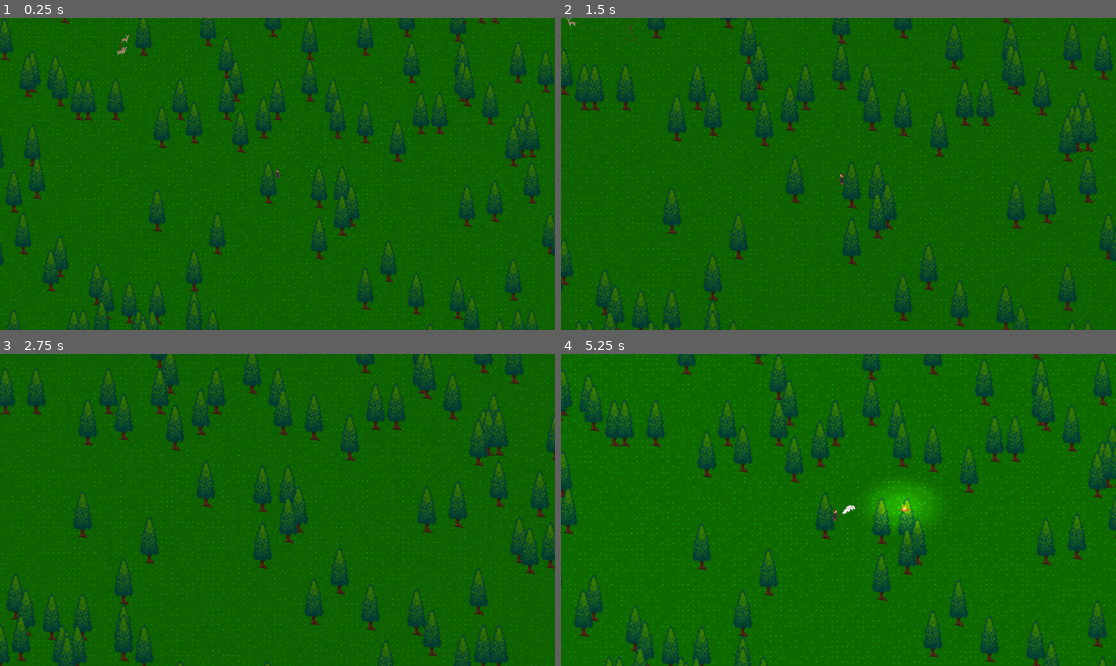
Above: before the commit, frames 1-4 (two rows, left to right).
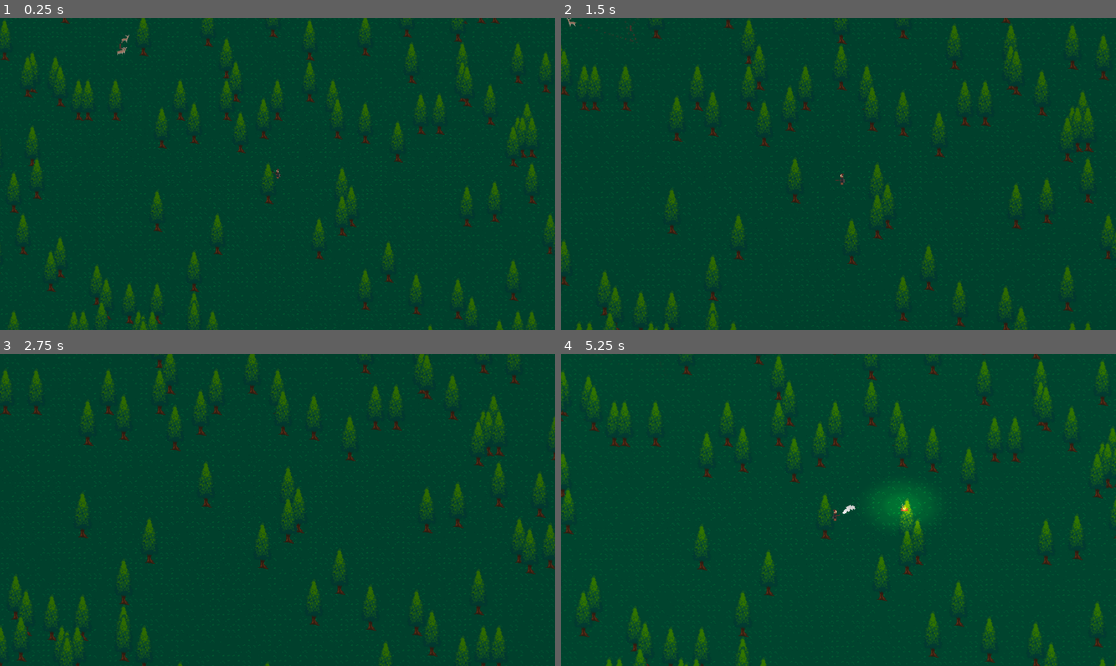
Above: after the commit, the same moments.

Repository: Mesiow/Amnesia
Game: Godot game, scene res://World/Scenes/World.tscn
Two runs of this game, one before a commit and one after it. Both use one fixed random seed, a clock stepped at 60 frames per second and the inputs below. Sound files missing from this copy of the repository are replaced by a short silence.
Inputs (mouse positions are in pixels of both pictures, inside the frame that each line leads up to):
- Up to frame 1 (0.25 s): no input
- Up to frame 2 (1.5 s): move the mouse to (960, 158) at 0.52 s; press the mouse at (960, 158) at 0.53 s; hold D (right) 0.53-1.28 s; move the mouse to (727, 189) at 1.27 s; release the mouse at (727, 189) at 1.28 s; hold S (down) from 1.28 s (still down); tap Shift (decrease_zoom) at 1.35 s
- Up to frame 3 (2.75 s): click (166, 525) at 1.55 s; move the mouse to (333, 441) at 2.02 s; release S (down) at 2.03 s; press the mouse at (333, 441) at 2.03 s; hold D (right) from 2.03 s (still down)
- Up to frame 4 (5.25 s): move the mouse to (810, 572) at 2.77 s; release D (right) at 2.78 s; release the mouse at (810, 572) at 2.78 s; hold W (up) 2.78-3.53 s; tap Z (increase_zoom) at 2.85 s; click (810, 572) at 3.05 s; move the mouse to (1005, 556) at 3.52 s; press the mouse at (1005, 556) at 3.53 s; hold A (left) 3.53-5.03 s; tap F (use) at 3.6 s; move the mouse to (672, 463) at 4.27 s; release the mouse at (672, 463) at 4.28 s; click (672, 463) at 4.35 s; move the mouse to (866, 510) at 5.02 s; press the mouse at (866, 510) at 5.03 s; hold S (down) from 5.03 s (still down); tap Shift (decrease_zoom) at 5.1 s

The runs differ from the first frame. In frame 1, 83% of the frame differs, in the area x 0-100%, y 0-100%; in frame 2, 84%; in frame 3, 83%; in frame 4, 84%.

Commit message:
added simple water and basic HUD

Diff:
--- a/Environment/Scenes/DayNightCycle.tscn
+++ b/Environment/Scenes/DayNightCycle.tscn
@@ -24,7 +24,7 @@
 script = ExtResource( 1 )
 
 [node name="CanvasModulate" type="CanvasModulate" parent="."]
-color = Color( 0.909804, 0.882353, 0.882353, 1 )
+color = Color( 0.847059, 0.847059, 0.847059, 1 )
 
 [node name="Cycle" type="AnimationPlayer" parent="CanvasModulate"]
 anims/NightTransition = SubResource( 1 )
--- a/Environment/Scenes/TileSet.tscn
+++ b/Environment/Scenes/TileSet.tscn
@@ -44,7 +44,7 @@
 3/navigation_offset = Vector2( 0, 0 )
 3/shapes = [  ]
 3/z_index = 0
-4/name = "water"
+4/name = "water1"
 4/texture = ExtResource( 1 )
 4/tex_offset = Vector2( 0, 0 )
 4/modulate = Color( 1, 1, 1, 1 )
@@ -80,10 +80,11 @@
 [node name="Tiles" type="Node2D"]
 
 [node name="GrassTileSet" type="TileMap" parent="."]
-modulate = Color( 0.156863, 0.709804, 0, 1 )
+modulate = Color( 0, 0.494118, 0.709804, 1 )
 tile_set = SubResource( 1 )
 cell_size = Vector2( 16, 16 )
 format = 1
+tile_data = PoolIntArray( 852129, 4, 0, 852130, 4, 0, 852131, 4, 0, 852132, 4, 0, 917663, 4, 0, 917664, 4, 0, 917666, 4, 0, 917667, 4, 0, 983198, 4, 0, 983199, 4, 0, 983200, 4, 0, 983201, 4, 0, 1048731, 4, 0, 1048732, 4, 0, 1048733, 4, 0, 1048734, 4, 0, 1048735, 4, 0, 1048736, 4, 0, 1048737, 4, 0, 1114264, 4, 0, 1114265, 4, 0, 1114266, 4, 0, 1114267, 4, 0, 1114268, 4, 0, 1114269, 4, 0, 1114270, 4, 0, 1114271, 4, 0, 1179802, 4, 0, 1179803, 4, 0, 1179805, 4, 0, 1245335, 4, 0, 1245336, 4, 0, 1245337, 4, 0, 1245338, 4, 0, 1245339, 4, 0, 1245340, 4, 0, 1245341, 4, 0 )
 
 [node name="TreeTileSet" type="TileMap" parent="."]
 tile_set = SubResource( 2 )
@@ -91,4 +92,3 @@
 cell_tile_origin = 1
 cell_y_sort = true
 format = 1
-tile_data = PoolIntArray( 1703977, 1, 0, 2228265, 0, 0 )
--- a/Environment/Scripts/GeneratedMap.gd
+++ b/Environment/Scripts/GeneratedMap.gd
@@ -15,11 +15,25 @@
 
 var grassArray = ["grass_1", "shrub_1", "shrub_2", "shrub_3"]
 var treeArray = ["tree_1", "stump_1"]
+var water = "water1"
+
+onready var player = get_parent().get_node("Player")
+var played = false
 
 func _ready():
 	generateMap()
 	pass
 
+
+func _process(delta):
+	if player:
+		var pos = grassTiles.world_to_map(player.global_position)
+		var tile = grassTiles.get_cellv(pos)
+		if tile == 4 and !played: #water index
+			player.inWater = true
+		else:
+			player.inWater = false
+	pass
 
 func generateMap():
 	randomize()
@@ -30,14 +44,21 @@
 		for y in range(START_Y, MAX_SIZE_Y):
 			var grassTileName = grassArray[randi() %grassArray.size() + 0] #choose random tile
 			var grassTile = grass.find_tile_by_name(grassTileName)
-			grassTiles.set_cell(x, y, grassTile)
+			var currCell = grassTiles.get_cell(x, y)
+			if currCell == grassTiles.INVALID_CELL: #if there is no tile on the cell
+				grassTiles.set_cell(x, y, grassTile)
 
-			var spawn = spawnTree()
-			if spawn:
+			var spawn_tree = spawnTree()
+			if spawn_tree:
 				var stumpTile = tree.find_tile_by_name("stump_1")
 				var treeTile = tree.find_tile_by_name("tree_1")
 				treeTiles.set_cell(x, y, treeTile)
 				treeTiles.set_cell(x, y + 8, stumpTile)
+
+			var spawn_water = spawnWater()
+			if spawn_water:
+				var waterTile = grass.find_tile_by_name(water)
+				#grassTiles.set_cell(x, y, waterTile)
 	pass
 
 func spawnTree():
@@ -47,3 +68,10 @@
 		return true
 	return false
 	pass
+
+func spawnWater():
+	var random = randi() %1000 + 0
+	if random % 10 == 0:
+		return true
+	return false
+	pass
--- a/Environment/Wildlife/Scenes/Deer.tscn
+++ b/Environment/Wildlife/Scenes/Deer.tscn
@@ -24,7 +24,7 @@
 "speed": 10.0
 } ]
 
-[node name="Deer" index="0" instance=ExtResource( 1 )]
+[node name="Deer" instance=ExtResource( 1 )]
 script = ExtResource( 2 )
 
 [node name="AnimatedSprite" parent="." index="0"]
--- a/Environment/Wildlife/Scripts/Animal.gd
+++ b/Environment/Wildlife/Scripts/Animal.gd
@@ -8,7 +8,7 @@
 var direction = Vector2()
 
 var feeding = false
-var fleed = false
+var fled = false
 
 var player = null
 
@@ -19,6 +19,7 @@
 onready var nextMoveTmer=$NextMoveTimer
 
 func _ready():
+	add_to_group("Animal")
 	nextMoveTmer.start()
 	pass
 
@@ -57,13 +58,13 @@
 
 func randomDirection():
 	randomize()
-	var dirX = rand_range(-PI, PI)
-	var dirY = rand_range(-PI, PI)
+	var dirX = rand_range(-PI/2, PI/2)
+	var dirY = rand_range(-PI/2, PI/2)
 	return Vector2(dirX, dirY).normalized()#animal moves in random direction
 	pass
 
 func flee():
-	if !fleed:
+	if !fled:
 		if player:
 			if player.global_position.x < global_position.x:
 				moveDir = randomDirection()
@@ -71,7 +72,7 @@
 			else:
 				moveDir = -randomDirection()
 				speed = -defaultSpeed * 1.5
-			fleed = true
+			fled = true
 	pass
 
 func feed():
--- a/Environment/Wildlife/Scripts/Deer.gd
+++ b/Environment/Wildlife/Scripts/Deer.gd
@@ -3,7 +3,6 @@
 const DeerFootprint = preload("res://Environment/Wildlife/Scenes/DeerFootprint.tscn")
 
 func _ready():
-	add_to_group("Deer")
 	spawn()
 	pass
 
--- a/Environment/Wildlife/Scripts/WildLifeManager.gd
+++ b/Environment/Wildlife/Scripts/WildLifeManager.gd
@@ -8,7 +8,7 @@
 func _ready():
 	if world:
 		spawnDeer(3)
-		get_tree().call_group("Deer", "setPlayer", player) #call group func and pass in player reference to the Animal setPlayer method
+		get_tree().call_group("Animal", "setPlayer", player) #call group func and pass in player reference to the Animal setPlayer method
 	pass
 
 func spawnDeer(amount):
--- a/Player/Scenes/Player.tscn
+++ b/Player/Scenes/Player.tscn
@@ -6,6 +6,7 @@
 [ext_resource path="res://Player/Sprites/Survivor3.png" type="Texture" id=4]
 [ext_resource path="res://Player/Scenes/Rifle.tscn" type="PackedScene" id=5]
 [ext_resource path="res://Player/Sounds/forest_step.wav" type="AudioStream" id=6]
+[ext_resource path="res://Player/Sounds/waterfootstep.wav" type="AudioStream" id=7]
 
 [sub_resource type="SpriteFrames" id=1]
 animations = [ {
@@ -40,9 +41,9 @@
 visible = false
 scale = Vector2( 0.5, 0.5 )
 current = true
-limit_left = -1600
-limit_top = -1600
-limit_right = 4800
+limit_left = -3200
+limit_top = -3200
+limit_right = 3200
 limit_bottom = 3200
 limit_smoothed = true
 smoothing_enabled = true
@@ -50,8 +51,13 @@
 "_edit_lock_": true
 }
 
-[node name="Footstep" type="AudioStreamPlayer" parent="."]
+[node name="FootstepGrass" type="AudioStreamPlayer" parent="."]
 stream = ExtResource( 6 )
 volume_db = -15.0
+
+[node name="FootstepWater" type="AudioStreamPlayer" parent="."]
+stream = ExtResource( 7 )
+volume_db = 1.0
 [connection signal="animation_finished" from="AnimatedSprite" to="." method="_on_AnimatedSprite_animation_finished"]
-[connection signal="finished" from="Footstep" to="." method="_on_Footstep_finished"]
+[connection signal="finished" from="FootstepGrass" to="." method="_on_Footstep_finished"]
+[connection signal="finished" from="FootstepWater" to="." method="_on_FootstepWater_finished"]
--- a/Player/Scripts/Player.gd
+++ b/Player/Scripts/Player.gd
@@ -9,10 +9,12 @@
 
 onready var rifle=$Hands/Rifle
 onready var anim=$AnimatedSprite
-onready var footstep=$Footstep
+onready var footstep=$FootstepGrass
+onready var footstepWater=$FootstepWater
 onready var camera=$Camera2D
 
 var readyToShoot = true
+var inWater = false
 
 func _ready():
 	set_physics_process(true)
@@ -30,7 +32,7 @@
 	if Input.is_action_pressed("fire_rifle"):
 		if readyToShoot:
 			rifle.shoot()
-			get_tree().call_group("Deer", "playerFiredGun") #alert nearby deer that the player shot
+			get_tree().call_group("Animal", "playerFiredGun") #alert nearby deer that the player shot
 			readyToShoot = false
 
 	if Input.is_action_just_pressed("use"):
@@ -66,7 +68,12 @@
 	pass
 
 func _on_AnimatedSprite_animation_finished():
-	footstep.play()
+	if !inWater:
+		footstep.play()
+		return
+
+	#else we are in water
+	footstepWater.play()
 	pass
 
 func flipRifle(val):
@@ -77,6 +84,11 @@
 	footstep.stop()
 	pass
 
+
+func _on_FootstepWater_finished():
+	footstepWater.stop()
+	pass
+
 func keepPlayerInMap():
 	global_position.x = clamp(global_position.x, 0 + map.START_X * map.TILE_SIZE + map.TILE_SIZE, map.MAX_SIZE_X * map.TILE_SIZE - map.TILE_SIZE)
 	global_position.y = clamp(global_position.y, 0 + map.START_Y * map.TILE_SIZE + map.TILE_SIZE, map.MAX_SIZE_Y * map.TILE_SIZE - map.TILE_SIZE)
--- a/Player/Scripts/Rifle.gd
+++ b/Player/Scripts/Rifle.gd
@@ -30,6 +30,7 @@
 	muzzleBlast.lifetime = lifeTime
 	muzzleBlast.one_shot = true
 	muzzleBlast.emitting = true
+
 	var hitChance = randi() %maxHitChance + 1
 	if hitChance >= minHitChance and hitChance <= maxHitChance: #hit successful
 		hit = true
--- /dev/null
+++ b/UI/Scenes/SurvivalHUD.tscn
@@ -0,0 +1,42 @@
+[gd_scene load_steps=6 format=2]
+
+[ext_resource path="res://UI/Scripts/SurvivalHUD.gd" type="Script" id=1]
+[ext_resource path="res://UI/Fonts/Berylium.ttf" type="DynamicFontData" id=2]
+
+[sub_resource type="DynamicFont" id=1]
+size = 18
+font_data = ExtResource( 2 )
+
+[sub_resource type="DynamicFont" id=2]
+font_data = ExtResource( 2 )
+
+[sub_resource type="DynamicFont" id=3]
+font_data = ExtResource( 2 )
+
+[node name="SurvivalHUD" type="CanvasLayer"]
+script = ExtResource( 1 )
+
+[node name="Days" type="Label" parent="."]
+margin_left = 20.0
+margin_top = 201.0
+margin_right = 106.0
+margin_bottom = 224.0
+rect_scale = Vector2( 0.74241, 0.740182 )
+custom_fonts/font = SubResource( 1 )
+text = "Day: "
+
+[node name="Hunger" type="Label" parent="."]
+margin_left = 20.0
+margin_top = 181.0
+margin_right = 78.0
+margin_bottom = 202.0
+custom_fonts/font = SubResource( 2 )
+text = "Hunger: "
+
+[node name="Label" type="Label" parent="."]
+margin_left = 20.0
+margin_top = 161.0
+margin_right = 60.0
+margin_bottom = 182.0
+custom_fonts/font = SubResource( 3 )
+text = "Life: "
--- /dev/null
+++ b/UI/Scripts/SurvivalHUD.gd
@@ -0,0 +1,4 @@
+extends CanvasLayer
+
+func _ready():
+	pass
--- a/World/Scenes/World.tscn
+++ b/World/Scenes/World.tscn
@@ -1,10 +1,11 @@
-[gd_scene load_steps=6 format=2]
+[gd_scene load_steps=7 format=2]
 
 [ext_resource path="res://World/Scripts/World.gd" type="Script" id=1]
 [ext_resource path="res://Player/Scenes/Player.tscn" type="PackedScene" id=2]
 [ext_resource path="res://Environment/Scenes/GeneratedMap.tscn" type="PackedScene" id=3]
 [ext_resource path="res://Environment/Scenes/DayNightCycle.tscn" type="PackedScene" id=4]
 [ext_resource path="res://Environment/Wildlife/Scenes/WildLifeManager.tscn" type="PackedScene" id=5]
+[ext_resource path="res://UI/Scenes/SurvivalHUD.tscn" type="PackedScene" id=6]
 
 [node name="World" type="Node"]
 script = ExtResource( 1 )
@@ -18,3 +19,5 @@
 [node name="DayNightCycle" parent="." instance=ExtResource( 4 )]
 
 [node name="WildLifeManager" parent="." instance=ExtResource( 5 )]
+
+[node name="SurvivalHUD" parent="." instance=ExtResource( 6 )]
Not shown: 1 places in Player/Scenes/Player.tscn that only renumber resources
Not shown, added: Player/Sounds/waterfootstep.wav.import
Not shown, added: Player/Sounds/waterfootstep.wav
